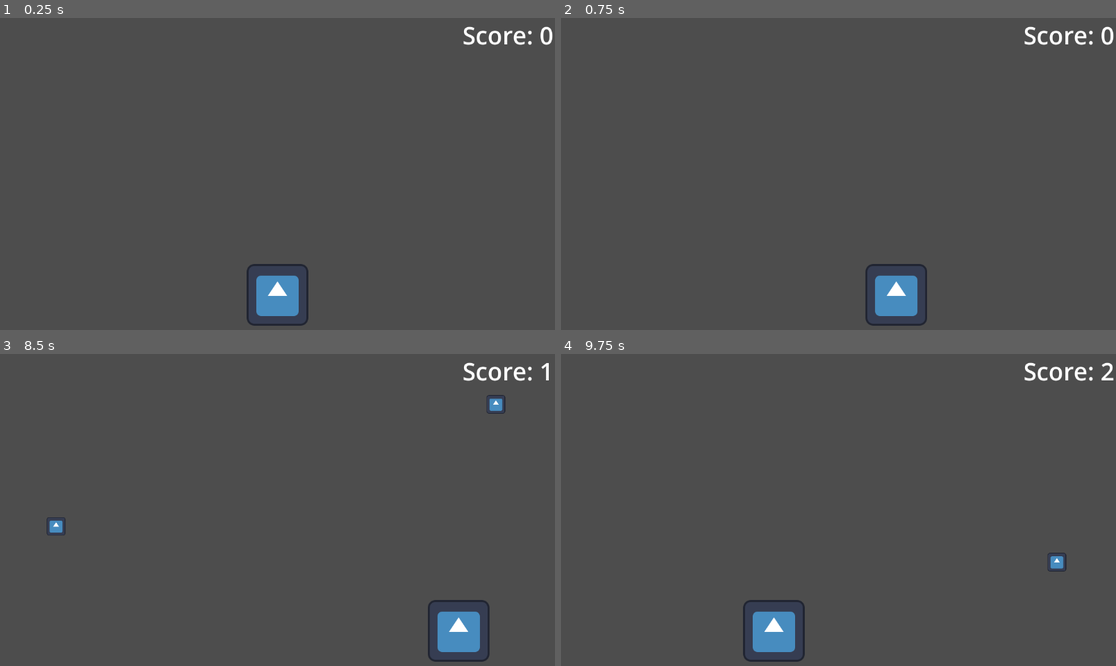
Above: before the commit, frames 1-4 (two rows, left to right).
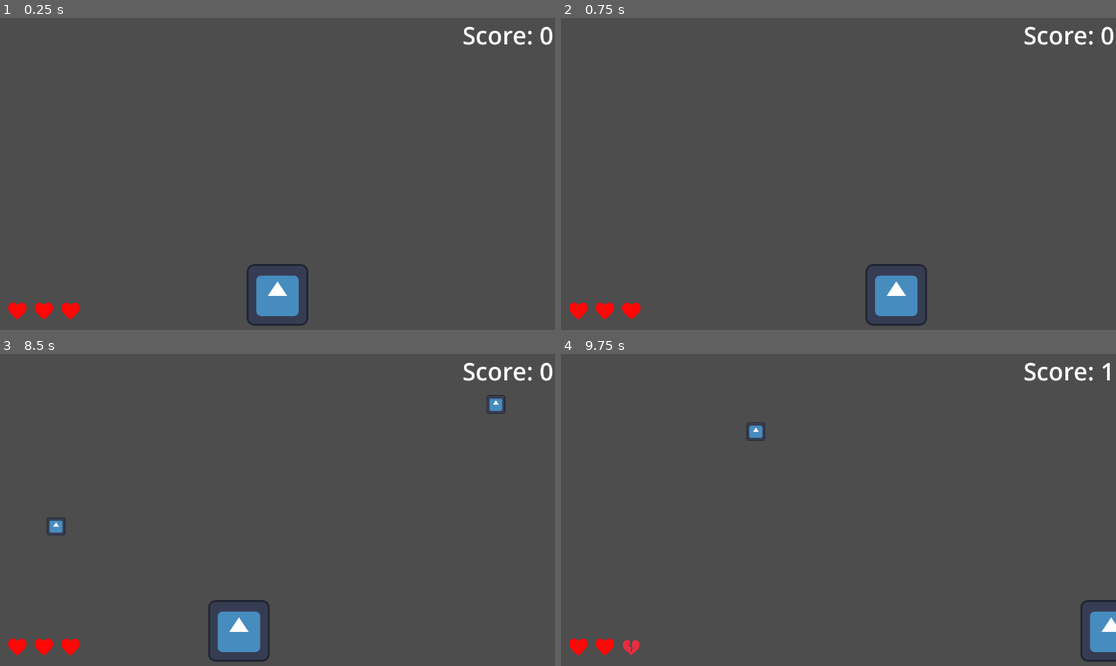
Above: after the commit, the same moments.

Repository: Tanner202/boxcatch
Game: Godot game, scene res://level.tscn
Same seed, same stepped clock (60 frames per second), same inputs: the game is played once before the commit and once after it. The engine's default icon, where the game draws it, is replaced by a stand-in: a white triangle on a blue panel in a dark square.
Inputs (mouse positions are in pixels of both pictures, inside the frame that each line leads up to):
- Up to frame 1 (0.25 s): no input
- Up to frame 2 (0.75 s): tap Enter at 0.5 s; move the mouse to (810, 236) at 0.52 s; press the mouse at (810, 236) at 0.53 s; hold D (right) from 0.53 s (still down)
- Up to frame 3 (8.5 s): move the mouse to (444, 556) at 1.27 s; release the mouse at (444, 556) at 1.28 s; click (444, 556) at 1.35 s; move the mouse to (111, 463) at 2.02 s; release D (right) at 2.03 s; press the mouse at (111, 463) at 2.03 s; hold A (left) 2.03-4.28 s; move the mouse to (305, 510) at 2.77 s; release the mouse at (305, 510) at 2.78 s; click (305, 510) at 2.85 s; move the mouse to (194, 432) at 3.52 s; press the mouse at (194, 432) at 3.53 s; move the mouse to (399, 494) at 4.27 s; release the mouse at (399, 494) at 4.28 s; hold D (right) 4.28-8.03 s; click (399, 494) at 4.35 s; move the mouse to (166, 525) at 5.02 s; press the mouse at (166, 525) at 5.03 s; move the mouse to (333, 441) at 5.77 s; release the mouse at (333, 441) at 5.78 s; click (333, 441) at 5.85 s; move the mouse to (249, 572) at 6.52 s; press the mouse at (249, 572) at 6.53 s; move the mouse to (444, 556) at 7.27 s; release the mouse at (444, 556) at 7.28 s; click (444, 556) at 7.35 s; move the mouse to (111, 463) at 8.02 s; press the mouse at (111, 463) at 8.03 s; hold A (left) from 8.03 s (still down)
- Up to frame 4 (9.75 s): move the mouse to (866, 510) at 8.77 s; release the mouse at (866, 510) at 8.78 s; click (866, 510) at 8.85 s; move the mouse to (755, 432) at 9.52 s; release A (left) at 9.53 s; press the mouse at (755, 432) at 9.53 s; hold D (right) from 9.53 s (still down)

The runs differ from the first frame. In frame 1, 0.4% of the frame differs, in the area x 1-15%, y 91-97%; in frame 2, 0.4%; in frame 3, 3.0%, in the area x 1-100%, y 2-99%; in frame 4, 2.7%.

Commit message:
add lives

Diff:
--- /dev/null
+++ b/ground.gd
@@ -0,0 +1,7 @@
+extends Area2D
+
+@onready var health = $"../Health"
+
+func _on_body_entered(body: Node2D) -> void:
+	body.queue_free()
+	health.take_damage()
--- /dev/null
+++ b/health.gd
@@ -0,0 +1,14 @@
+extends Node2D
+
+signal on_health_changed
+
+var health = 3
+
+func take_damage():
+	health -= 1
+	on_health_changed.emit()
+	if health <= 0:
+		get_tree().reload_current_scene()
+
+func get_health() -> int:
+	return health
--- /dev/null
+++ b/health_ui.gd
@@ -0,0 +1,15 @@
+extends HBoxContainer
+
+@onready var health: Node2D = $"../Health"
+
+@export var broken_heart_texture : Texture2D
+@export var health_icons : Array[TextureRect]
+
+func _ready() -> void:
+	health.connect("on_health_changed", on_health_changed)
+	for heart_icon in get_children():
+		health_icons.append(heart_icon)
+
+func on_health_changed():
+	var health_index = health.get_health()
+	health_icons[health_index].texture = broken_heart_texture
--- a/level.tscn
+++ b/level.tscn
@@ -1,8 +1,15 @@
-[gd_scene load_steps=4 format=3 uid="uid://c6nd4v8iwx72j"]
+[gd_scene load_steps=10 format=3 uid="uid://c6nd4v8iwx72j"]
 
 [ext_resource type="PackedScene" uid="uid://bmsjovfr67uy4" path="res://player.tscn" id="1_f7bp2"]
 [ext_resource type="Script" path="res://apple_spawner.gd" id="2_mg8th"]
 [ext_resource type="Script" path="res://screen_wrapping.gd" id="3_i6juk"]
+[ext_resource type="Script" path="res://health.gd" id="4_ht38c"]
+[ext_resource type="Script" path="res://health_ui.gd" id="5_xtv6d"]
+[ext_resource type="Texture2D" uid="uid://b0jut8pembyg5" path="res://red_heart_online.png" id="6_p7gk4"]
+[ext_resource type="Texture2D" uid="uid://bbe8d67hbldtx" path="res://broken_heart_online.png" id="6_vc6fx"]
+[ext_resource type="Script" path="res://ground.gd" id="6_y1d8p"]
+
+[sub_resource type="WorldBoundaryShape2D" id="WorldBoundaryShape2D_p6gqw"]
 
 [node name="Level" type="Node2D"]
 
@@ -31,4 +38,40 @@
 [node name="ScreenWrapping" type="Node2D" parent="."]
 script = ExtResource("3_i6juk")
 
+[node name="Health" type="Node2D" parent="."]
+script = ExtResource("4_ht38c")
+
+[node name="HealthUI" type="HBoxContainer" parent="."]
+offset_left = -560.0
+offset_top = 265.0
+offset_right = -520.0
+offset_bottom = 305.0
+theme_override_constants/separation = 15
+script = ExtResource("5_xtv6d")
+broken_heart_texture = ExtResource("6_vc6fx")
+
+[node name="TextureRect" type="TextureRect" parent="HealthUI"]
+layout_mode = 2
+texture = ExtResource("6_p7gk4")
+expand_mode = 2
+
+[node name="TextureRect2" type="TextureRect" parent="HealthUI"]
+layout_mode = 2
+texture = ExtResource("6_p7gk4")
+expand_mode = 2
+
+[node name="TextureRect3" type="TextureRect" parent="HealthUI"]
+layout_mode = 2
+texture = ExtResource("6_p7gk4")
+expand_mode = 2
+
+[node name="Ground" type="Area2D" parent="."]
+position = Vector2(0, 324)
+collision_mask = 2
+script = ExtResource("6_y1d8p")
+
+[node name="CollisionShape2D" type="CollisionShape2D" parent="Ground"]
+shape = SubResource("WorldBoundaryShape2D_p6gqw")
+
 [connection signal="timeout" from="AppleSpawner/Timer" to="AppleSpawner" method="_on_timer_timeout"]
+[connection signal="body_entered" from="Ground" to="Ground" method="_on_body_entered"]
--- a/tongue.gd
+++ b/tongue.gd
@@ -1,7 +1,6 @@
 extends Node2D
 
 @export var speed = 50
-@onready var timer: Timer = $Timer
 
 var is_catching = false
 var is_retracting = false
Binary file added: broken_heart_online.png
Not shown, added: broken_heart_online.png.import
Binary file added: red_heart_online.png
Not shown, added: red_heart_online.png.import
